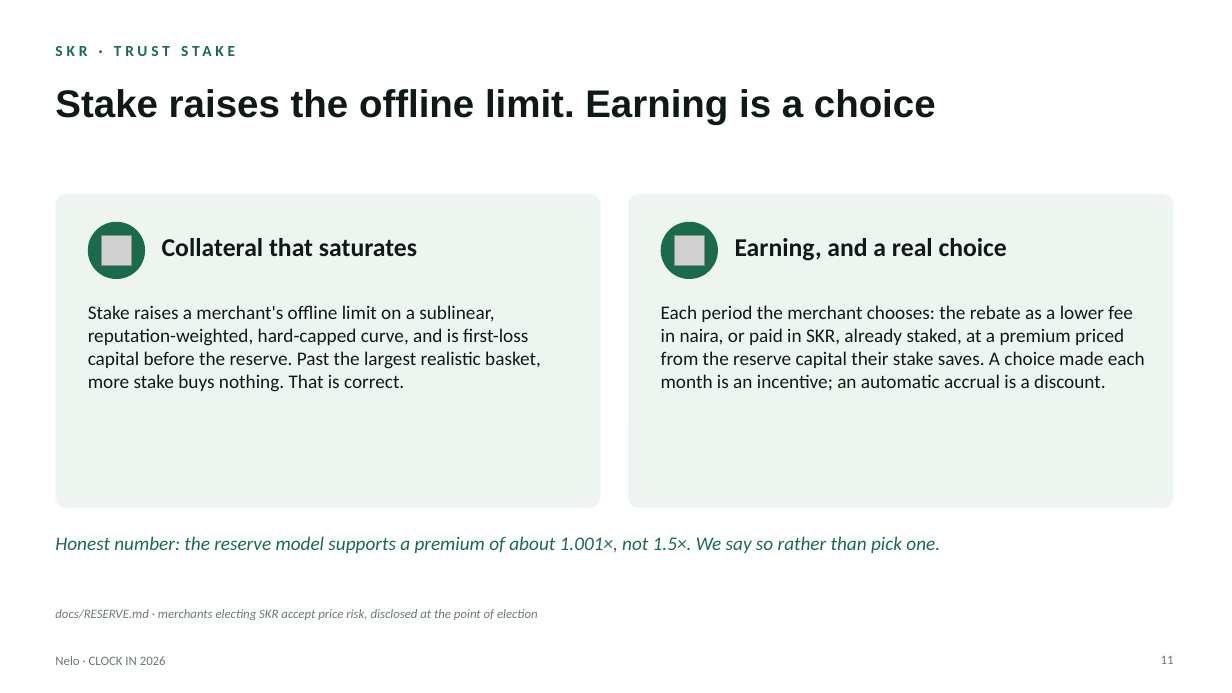
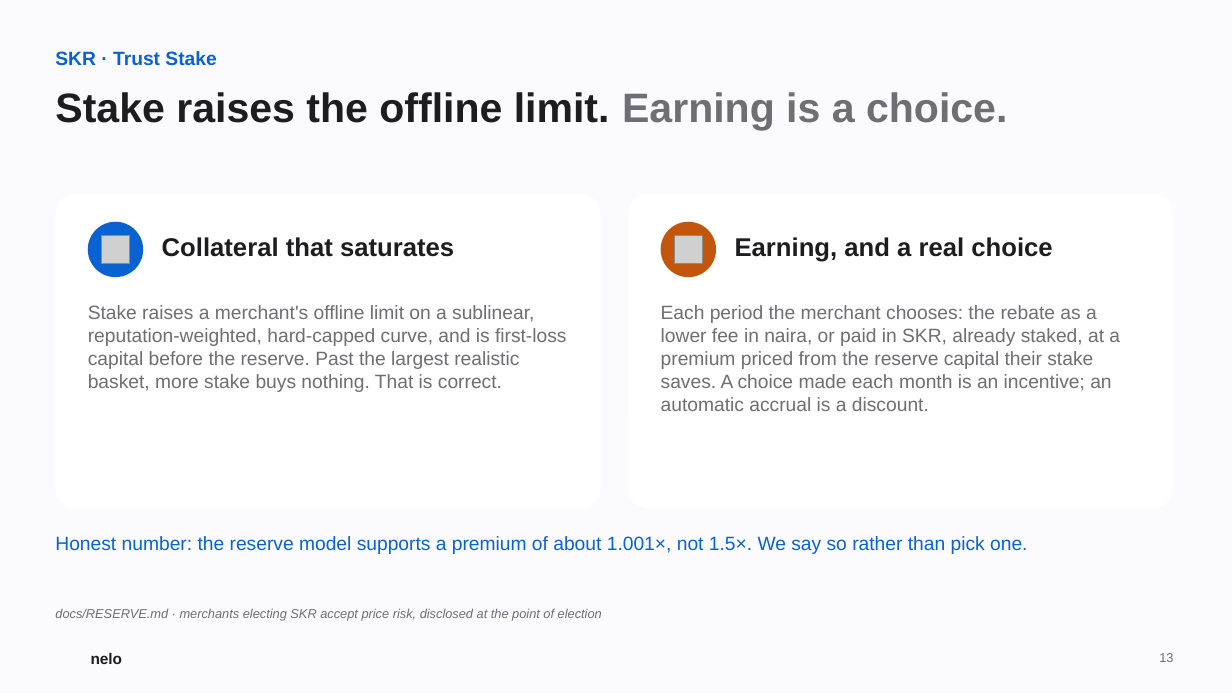
Before and after one commit to Udoka-AM/nelo, a slide deck: slide 13 of docs/deck/nelo-deck.pptx (slide 11 before the commit). Drawn at 1232x693 pixels with LibreOffice and Linux fonts; fonts in the diff are those of the drawing; grey boxes stand for pictures; background and template pictures are left out. Boxes give left, top, right and bottom in pixels: in the first picture for what was removed or moved away, otherwise in the second. Text is boxed around its words. In the diff, an @@ line names an element or a change of style, - is before the commit and + after.

Commit message:
Deck in the site's brand; 300 businesses in year one; nelo pay revenue and services
The deck now uses the landing site's look: black aurora for the title, the
nelo pay slide and the close, light cards elsewhere, blue for business and
orange for nelo pay, two-tone headlines, the gradient mark, and the real app
stills in phone frames. The title is 'Every business can now take payments on
Solana. Even when the network is down.'

Year one is 300 businesses (100 in the first 90 days). A new slide sets out
nelo pay's services from month six: cash out, savings with yield, bills,
stocks and real-world assets, and an agent payments API, each with its fee
and launch month. A three-year projection adds their revenue, and agent
volume, to the business fees. UseAzza joins paj.cash as a payout partner with
9+ more currencies, declared as integration next. The video script follows
the new deck.

```diff
--- a/docs/deck/nelo-deck.pptx
+++ b/docs/deck/nelo-deck.pptx
@@ background #FFFFFF to #FBFBFD @@
@@ text at (x1=55, y1=51, x2=216, y2=66): text changed; size 12 to 15 pt; font Calibri to Arial; text colour #1A6B4C to #0A62D0 @@
-SKR · TRUST STAKE
+SKR · Trust Stake
@@ title at (x1=55, y1=92, x2=1007, y2=130): text changed; size 30 to 32 pt; text colour #0F1A16 to #1D1D1F @@
-Stake raises the offline limit. Earning is a choice
+Stake raises the offline limit. Earning is a choice.
@@ rounded rectangle at (x1=55, y1=194, x2=601, y2=508): fill #EEF5F1 to #FFFFFF; proportions changed @@
@@ rounded rectangle at (x1=628, y1=194, x2=1174, y2=508): fill #EEF5F1 to #FFFFFF; proportions changed @@
@@ ellipse at (x1=88, y1=222, x2=143, y2=277): fill #1A6B4C to #0A62D0 @@
@@ text "Collateral that saturates" at (x1=162, y1=237, x2=454, y2=257): font Calibri to Arial, text colour #0F1A16 to #1D1D1F @@
@@ ellipse at (x1=661, y1=222, x2=716, y2=277): fill #1A6B4C to #C2560C @@
@@ text "Earning, and a real choice" at (x1=735, y1=237, x2=1052, y2=262): font Calibri to Arial, text colour #0F1A16 to #1D1D1F @@
@@ text "Stake raises a merchant's offline ..." at (x1=88, y1=305, x2=567, y2=392): font Calibri to Arial, text colour #0F1A16 to #6E6E73 @@
@@ text "Each period the merchant chooses: ..." at (x1=661, y1=305, x2=1120, y2=411): font Calibri to Arial, text colour #0F1A16 to #6E6E73 @@
@@ text "Honest number: the reserve model ..." at (x1=55, y1=536, x2=1027, y2=554): font Calibri to Arial, text colour #1A6B4C to #0A62D0, italic off @@
@@ text "docs/RESERVE.md · merchants electing SKR ..." at (x1=55, y1=608, x2=602, y2=620): font Calibri to Arial, text colour #6B7A74 to #6E6E73 @@
@@ text removed at (x1=55, y1=656, x2=166, y2=665) @@
-Nelo · CLOCK IN 2026
@@ text added at (x1=91, y1=653, x2=123, y2=664), 12 pt, text #1D1D1F, bold @@
+nelo
@@ page number added at (x1=1159, y1=653, x2=1173, y2=662), 10 pt, text #6E6E73 @@
+13
@@ page number removed at (x1=1161, y1=656, x2=1174, y2=664) @@
-11
```
Also in this commit, not shown: 11 other slides changed, 5 slides added, 3 slides removed, 1 other file.
